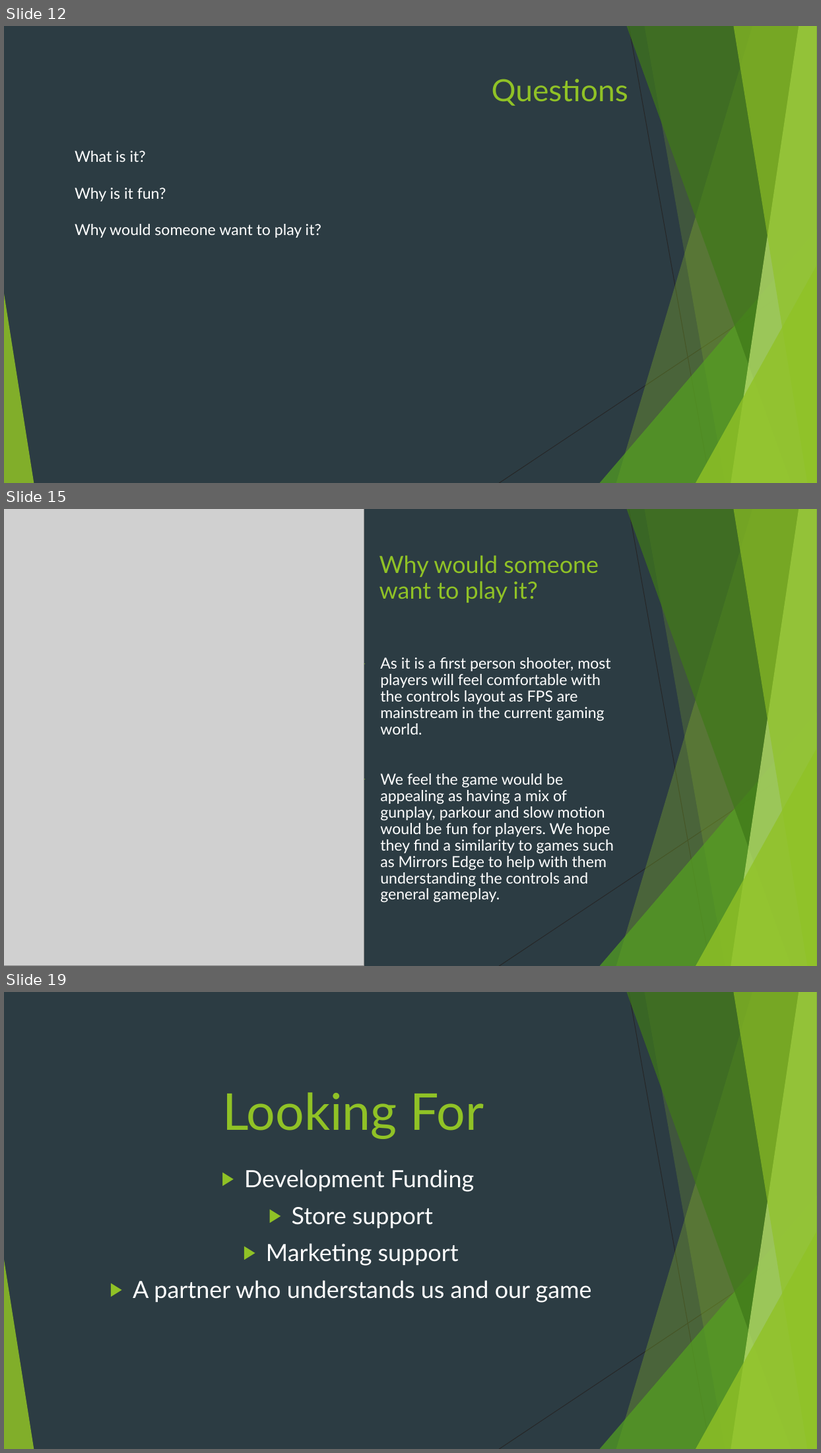
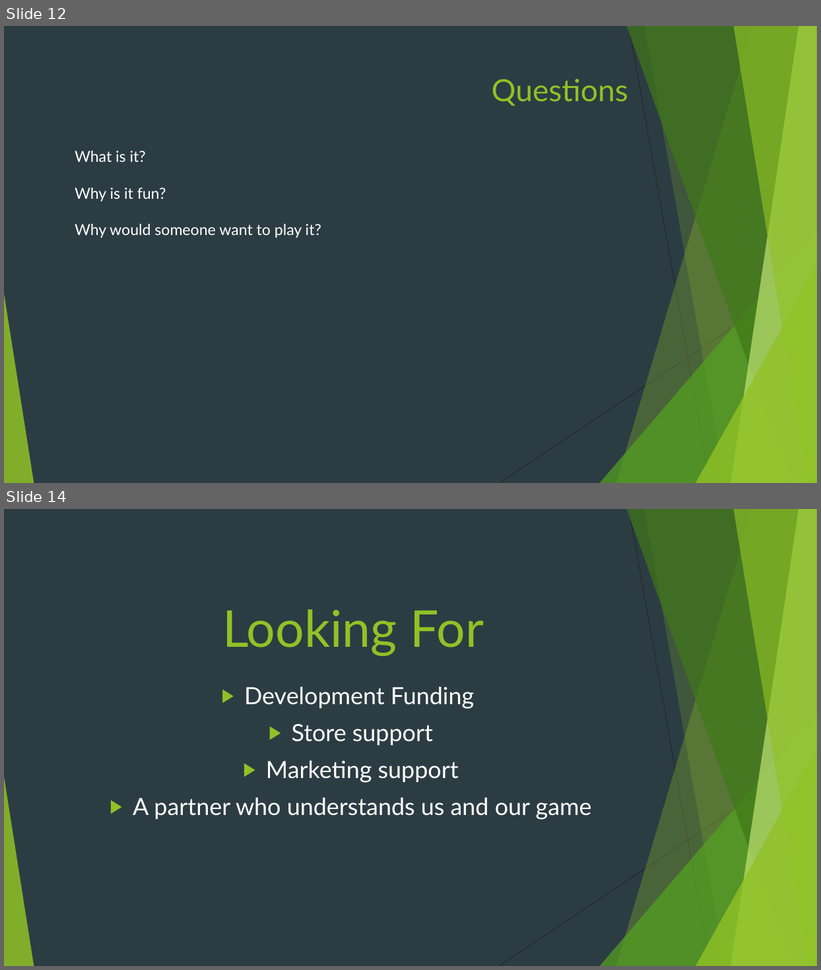
Before and after one commit to Pilokio/Tranzfuser, a slide deck: Virtual Pitch Presentation/Pitch.pptx. Shown one above the other, each under a label of ours: slides 12, 15 and 19 before the commit, slides 12 and 14 after it; the slides between them are not shown. The pictures are 821x1453 and 821x970 pixels, drawn with LibreOffice and Linux fonts; fonts in the diff are those of the drawing; grey boxes stand for pictures. Boxes give left, top, right and bottom in pixels: in the first picture for what was removed or moved away, otherwise in the second. Text is boxed around its words. In the diff, an @@ line names an element or a change of style, - is before the commit and + after.

```diff
--- a/Virtual Pitch Presentation/Pitch.pptx
+++ b/Virtual Pitch Presentation/Pitch.pptx
@@ slide 15 removed at bbox=[4, 509, 817, 966], background #2C3C43; not listed: 10 template elements that a slide beside it also shows @@
@@ picture removed at bbox=[4, 509, 364, 966] @@
@@ title removed at bbox=[380, 555, 599, 603] @@
-Why would someone want to play it?
@@ text removed at bbox=[380, 657, 614, 902] @@
-▶ As it is a first person shooter, most players will feel comfortable with the controls layout as FPS are mainstream in the current gaming world.
-▶ We feel the game would be appealing as having a mix of gunplay, parkour and slow motion would be fun for players. We hope they find a similarity to games such as Mirrors Edge to help with them understanding the controls and general gameplay.
@@ what was slide 19 is now slide 14 @@
```
Also in this commit, not shown: 4 slides changed, 4 other slides removed.
